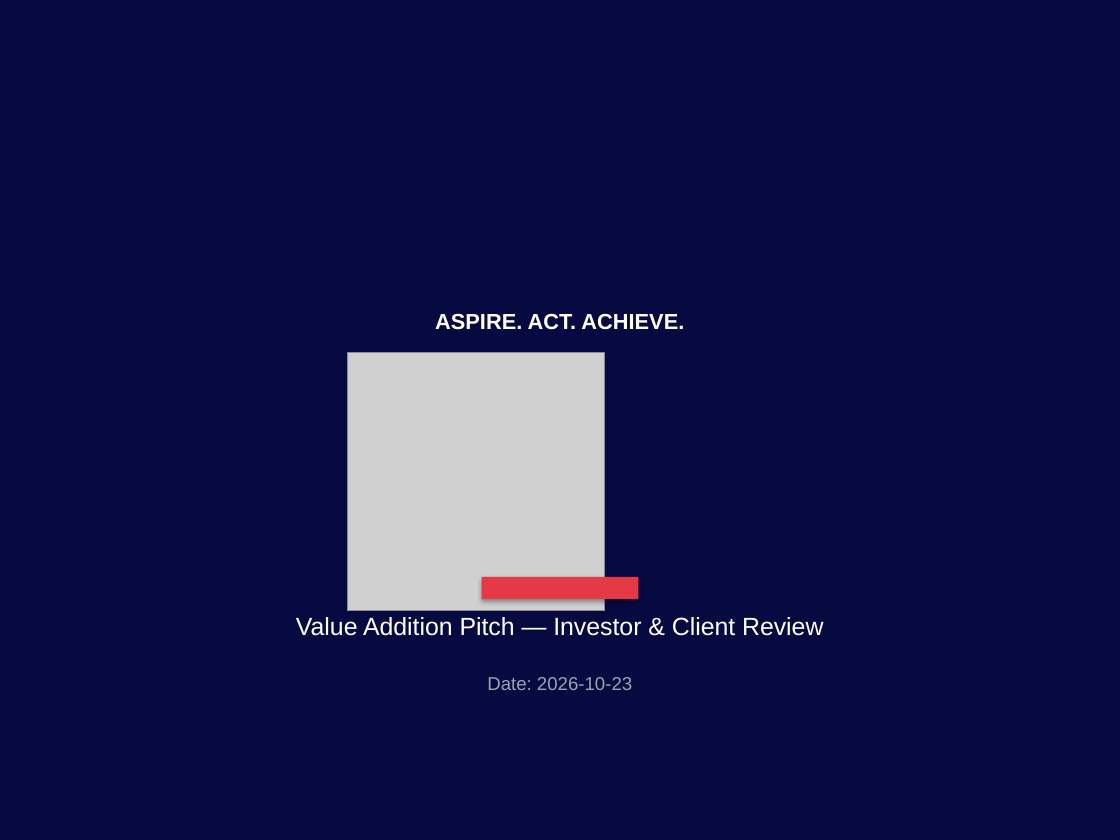
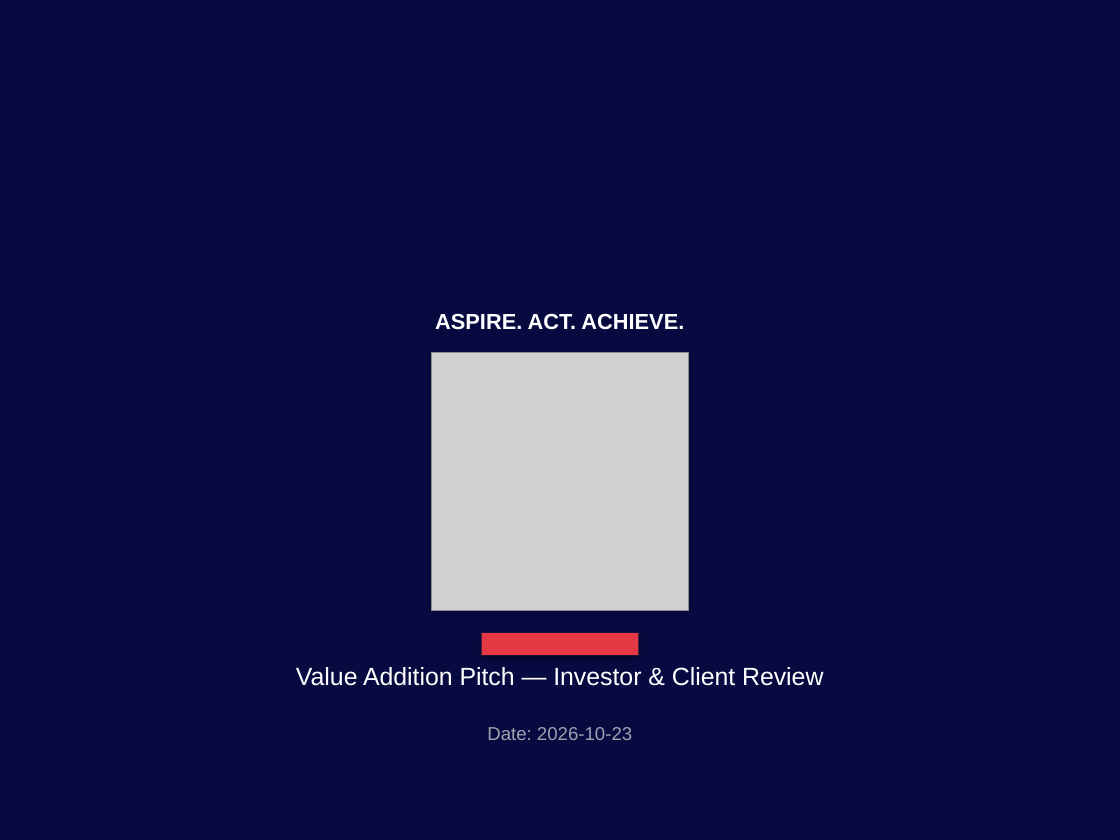
Before and after one commit to jmlusu/light-speed-holdings, a slide deck: slide 1 of static/brand/templates/value-add-pitch-investors-clients.pptx. Drawn at 1120x840 pixels with LibreOffice and Linux fonts; fonts in the diff are those of the drawing; grey boxes stand for pictures. Boxes give left, top, right and bottom in pixels: in the first picture for what was removed or moved away, otherwise in the second. Text is boxed around its words. In the diff, an @@ line names an element or a change of style, - is before the commit and + after.

```diff
--- a/static/brand/templates/value-add-pitch-investors-clients.pptx
+++ b/static/brand/templates/value-add-pitch-investors-clients.pptx
@@ picture: place and size @@
-picture at bbox=[347, 353, 605, 610]
+picture at bbox=[431, 353, 689, 610]
@@ text "Value Addition Pitch — Investor ...": place and size @@
-text "Value Addition Pitch — Investor ..." at bbox=[296, 617, 823, 636]
+text "Value Addition Pitch — Investor ..." at bbox=[296, 667, 823, 686]
@@ rectangle: place and size @@
-rectangle at bbox=[482, 577, 638, 599]
+rectangle at bbox=[482, 633, 638, 655]
@@ text "Date: 2026-10-23": place and size @@
-text "Date: 2026-10-23" at bbox=[487, 677, 632, 690]
+text "Date: 2026-10-23" at bbox=[487, 727, 632, 740]
```
Also in this commit, not shown: 2 other slides changed, 13 other files.
